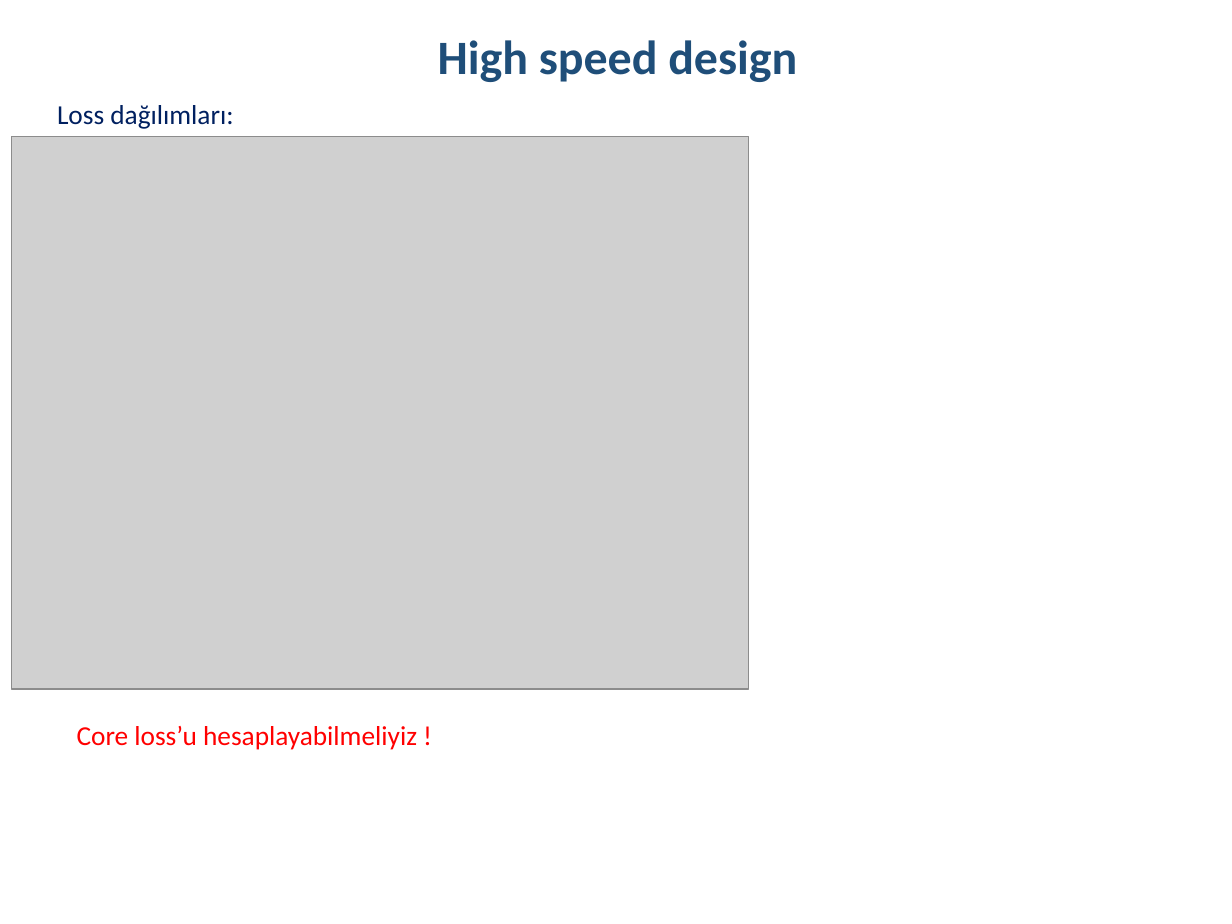
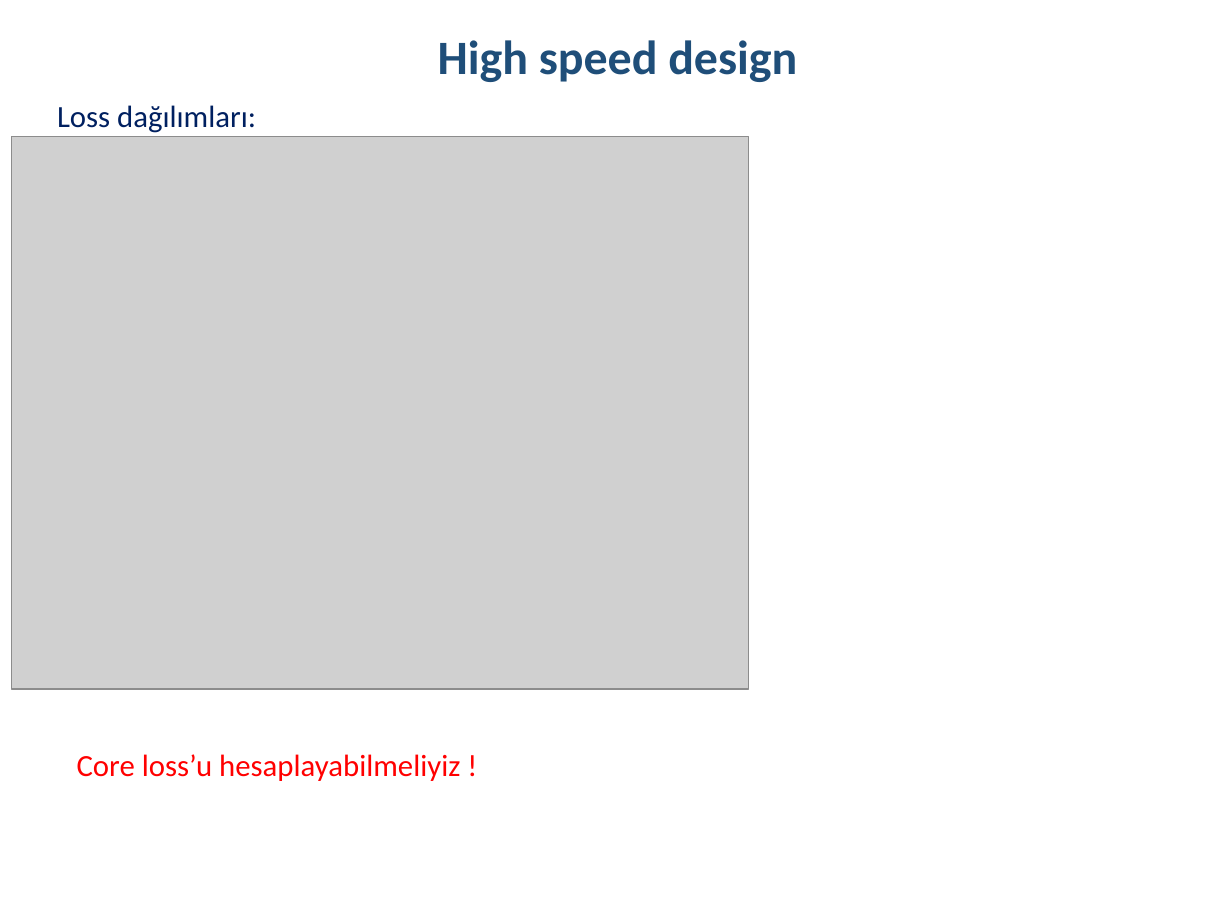
Before and after one commit to hakanpolat/IMMD, a slide deck: slide 34 of Literature/immd_ver2_research.pptx (slide 16 before the commit). Drawn at 1232x924 pixels with LibreOffice and Linux fonts; fonts in the diff are those of the drawing; grey boxes stand for pictures. Boxes give left, top, right and bottom in pixels: in the first picture for what was removed or moved away, otherwise in the second. Text is boxed around its words. In the diff, an @@ line names an element or a change of style, - is before the commit and + after.

```diff
--- a/Literature/immd_ver2_research.pptx
+++ b/Literature/immd_ver2_research.pptx
@@ text "Loss dağılımları:" at [57,105,256,133]: size 16 to 18 pt @@
@@ text "Core loss’u hesaplayabilmeliyiz !" at [77,754,460,781]: size 16 to 18 pt @@
@@ text "Core loss’u hesaplayabilmeliyiz !": place and size @@
-text "Core loss’u hesaplayabilmeliyiz !" at [77,726,417,750]
+text "Core loss’u hesaplayabilmeliyiz !" at [77,754,460,781]
```
Also in this commit, not shown: 12 other slides changed, 21 slides added, 2 slides removed, 4 other files.
